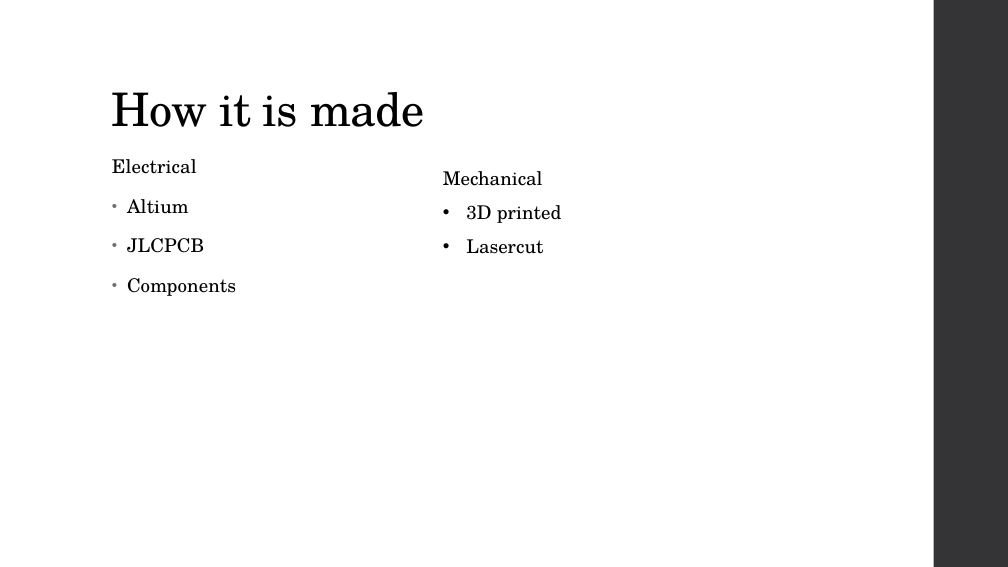
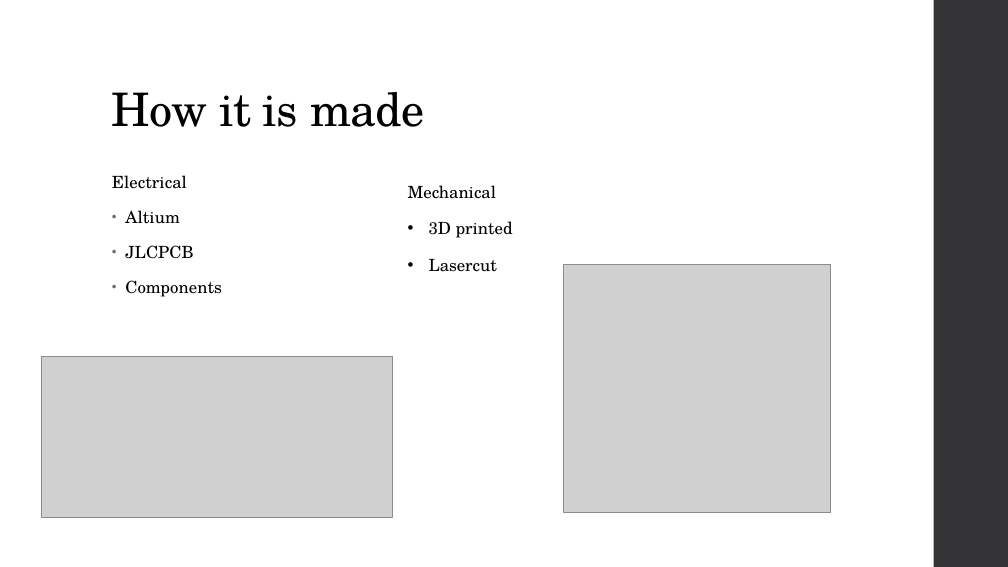
Before and after one commit to AlexanderPetry/Soldeerstation, a slide deck: slide 4 of PRESENTATION/Project ontwerp.pptx. Drawn at 1008x567 pixels with LibreOffice and Linux fonts; fonts in the diff are those of the drawing; grey boxes stand for pictures. Boxes give left, top, right and bottom in pixels: in the first picture for what was removed or moved away, otherwise in the second. Text is boxed around its words. In the diff, an @@ line names an element or a change of style, - is before the commit and + after.

```diff
--- a/PRESENTATION/Project ontwerp.pptx
+++ b/PRESENTATION/Project ontwerp.pptx
@@ text "Electrical": place and size @@
-text "Electrical" at (112,159,236,296)
+text "Electrical" at (112,175,222,297)
@@ text "Electrical" at (112,175,222,297): size 18 to 16 pt; less space between paragraphs; indent changed @@
@@ text "Mechanical": place and size @@
-text "Mechanical" at (443,171,561,254)
+text "Mechanical" at (408,185,513,272)
@@ text "Mechanical" at (408,185,513,272): size 18 to 16 pt; more space between paragraphs; indent changed @@
@@ picture added at (563,265,830,512) @@
@@ picture added at (42,356,392,517) @@
```
Also in this commit, not shown: 5 other slides changed, 1 other file.
